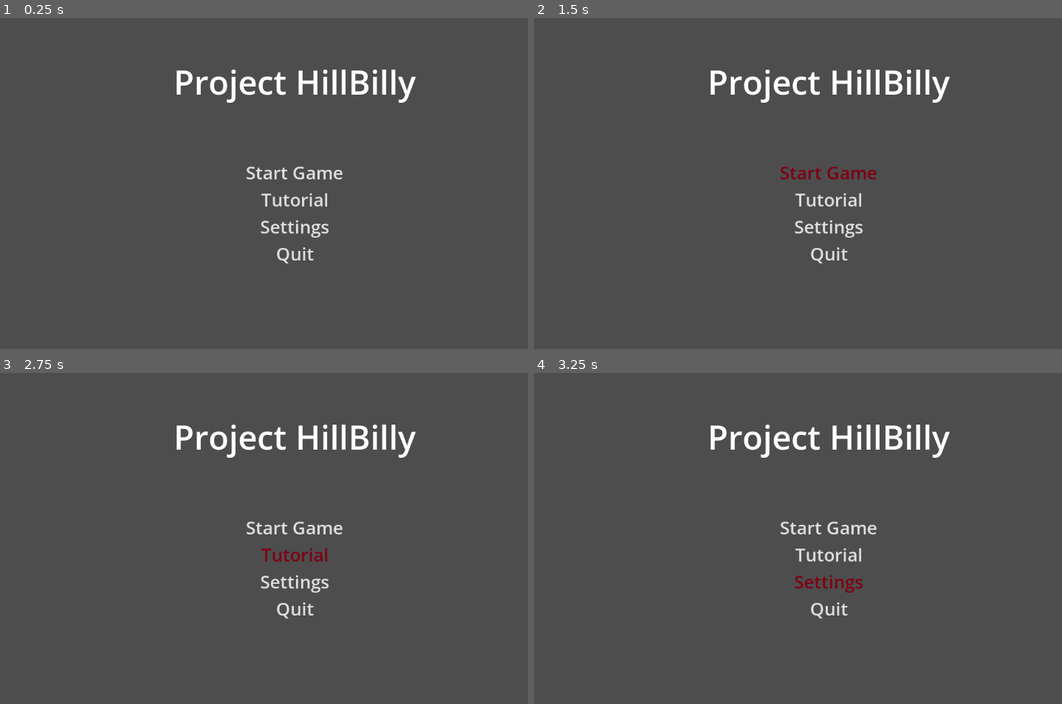
Above: before the commit, frames 1-4 (two rows, left to right).
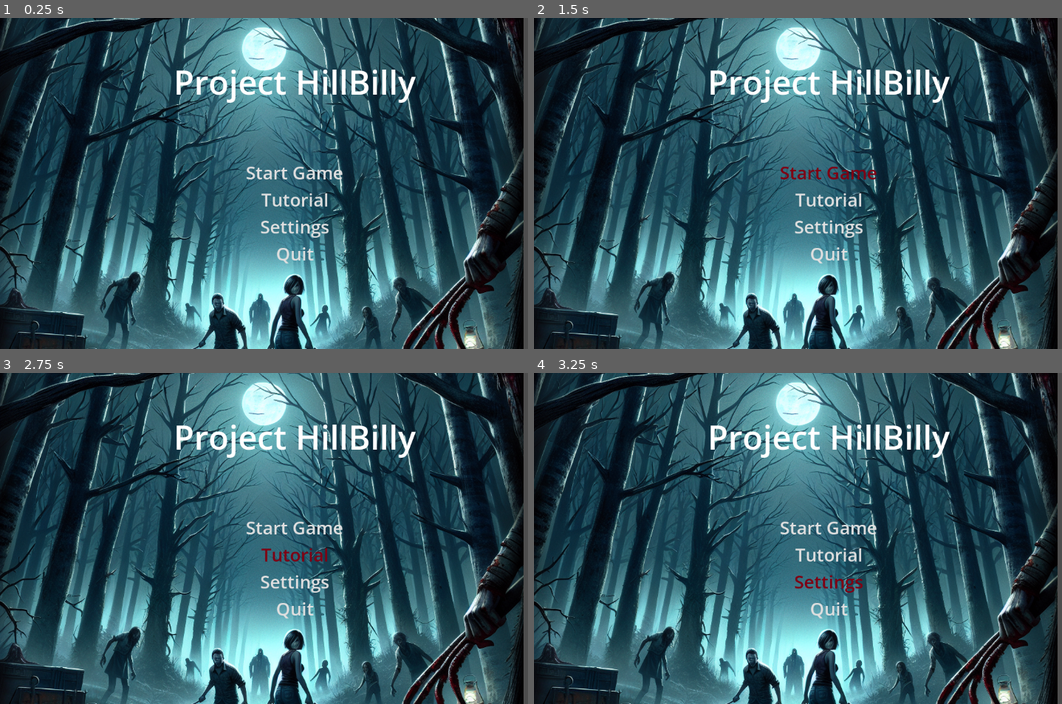
Above: after the commit, the same moments.

Repository: thedevbones/project-hillbilly
Game: Godot game, scene res://main_menu.tscn
Same seed, same stepped clock (60 frames per second), same inputs: the game is played once before the commit and once after it. This scene is started directly instead of the project's main scene.
Inputs:
- Up to frame 1 (0.25 s): no input
- Up to frame 2 (1.5 s): click "Start Game" at 0.5 s; click "Start Game" at 1.25 s
- Up to frame 3 (2.75 s): click "Tutorial" at 2 s
- Up to frame 4 (3.25 s): click "Settings" at 2.75 s

The runs differ from the first frame. In frame 1, 97% of the frame differs, in the area x 0-100%, y 0-100%; in frame 2, 97%; in frame 3, 97%; in frame 4, 97%.

Commit message:
Added background picture

Diff:
--- a/main_menu.tscn
+++ b/main_menu.tscn
@@ -1,4 +1,6 @@
-[gd_scene load_steps=8 format=3 uid="uid://uqmsd8gbm3fk"]
+[gd_scene load_steps=9 format=3 uid="uid://uqmsd8gbm3fk"]
+
+[ext_resource type="Texture2D" uid="uid://cqakyvnigkxup" path="res://ProjectHillBilly.png" id="1_32ltq"]
 
 [sub_resource type="Theme" id="Theme_754t5"]
 
@@ -16,6 +18,22 @@
 [sub_resource type="StyleBoxEmpty" id="StyleBoxEmpty_n0aih"]
 
 [node name="Main Menu" type="CanvasLayer"]
+
+[node name="Node2D" type="Node2D" parent="."]
+
+[node name="TextureRect" type="TextureRect" parent="Node2D"]
+anchors_preset = 15
+anchor_right = 1.0
+anchor_bottom = 1.0
+offset_left = -2.0
+offset_top = -142.0
+offset_right = 1164.0
+offset_bottom = 882.0
+grow_horizontal = 2
+grow_vertical = 2
+texture = ExtResource("1_32ltq")
+expand_mode = 3
+stretch_mode = 4
 
 [node name="Control" type="Control" parent="."]
 layout_mode = 3
